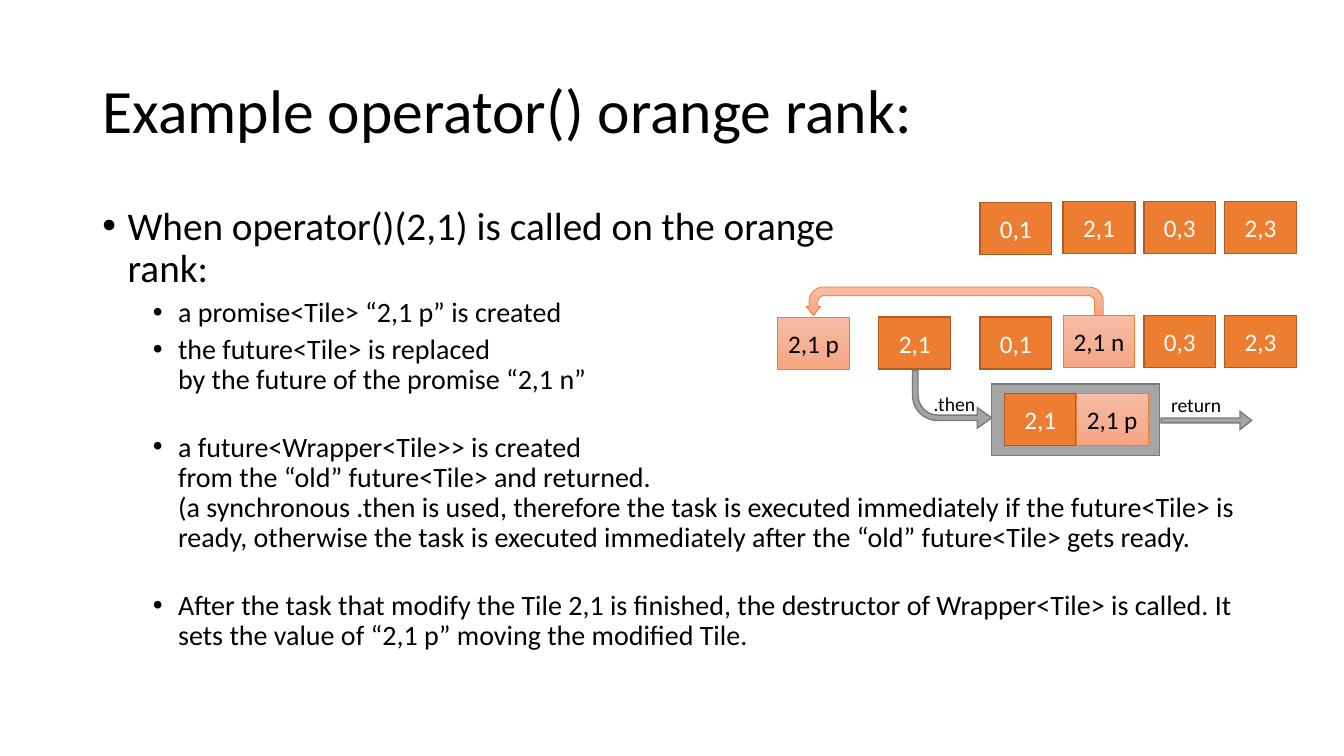
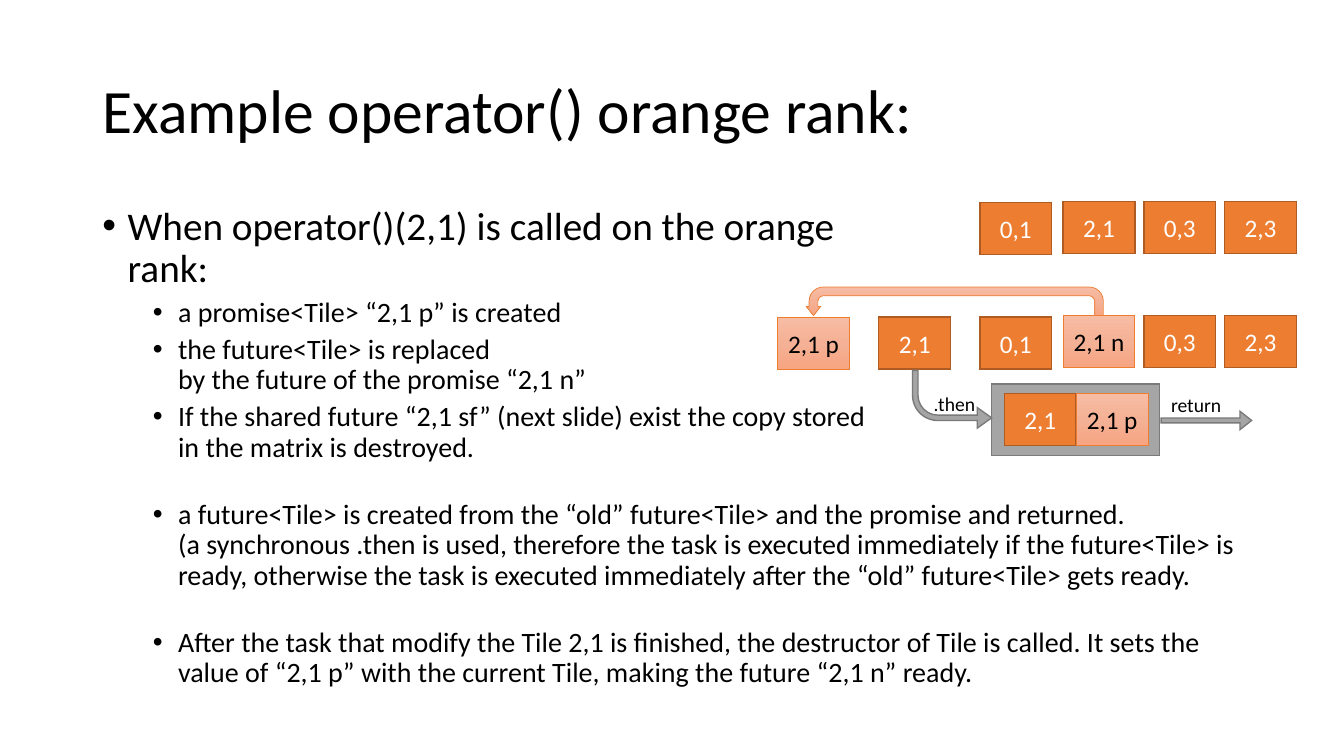
Before and after one commit to eth-cscs/DLA-Future, a slide deck: slide 10 of misc/code.pptx. Drawn at 1344x756 pixels with LibreOffice and Linux fonts; fonts in the diff are those of the drawing. Boxes give left, top, right and bottom in pixels: in the first picture for what was removed or moved away, otherwise in the second. Text is boxed around its words. In the diff, an @@ line names an element or a change of style, - is before the commit and + after.

```diff
--- a/misc/code.pptx
+++ b/misc/code.pptx
@@ text at [178, 405, 1233, 687]: text changed @@
-  • a future<Wrapper<Tile>> is created
-    from the “old” future<Tile> and returned.
-    (a synchronous .then is used, therefore the task is executed immediately if the future<Tile> is ready, otherwise the task is executed immediately after the “old” future<Tile> gets ready.
-  • After the task that modify the Tile 2,1 is finished, the destructor of Wrapper<Tile> is called. It sets the value of “2,1 p” moving the modified Tile.
+  • If the shared future “2,1 sf” (next slide) exist the copy stored
+    in the matrix is destroyed.
+  • a future<Tile> is created from the “old” future<Tile> and the promise and returned.
+    (a synchronous .then is used, therefore the task is executed immediately if the future<Tile> is ready, otherwise the task is executed immediately after the “old” future<Tile> gets ready.
+  • After the task that modify the Tile 2,1 is finished, the destructor of Tile is called. It sets the value of “2,1 p” with the current Tile, making the future “2,1 n” ready.
```
Also in this commit, not shown: 6 other slides changed, 2 other files.
